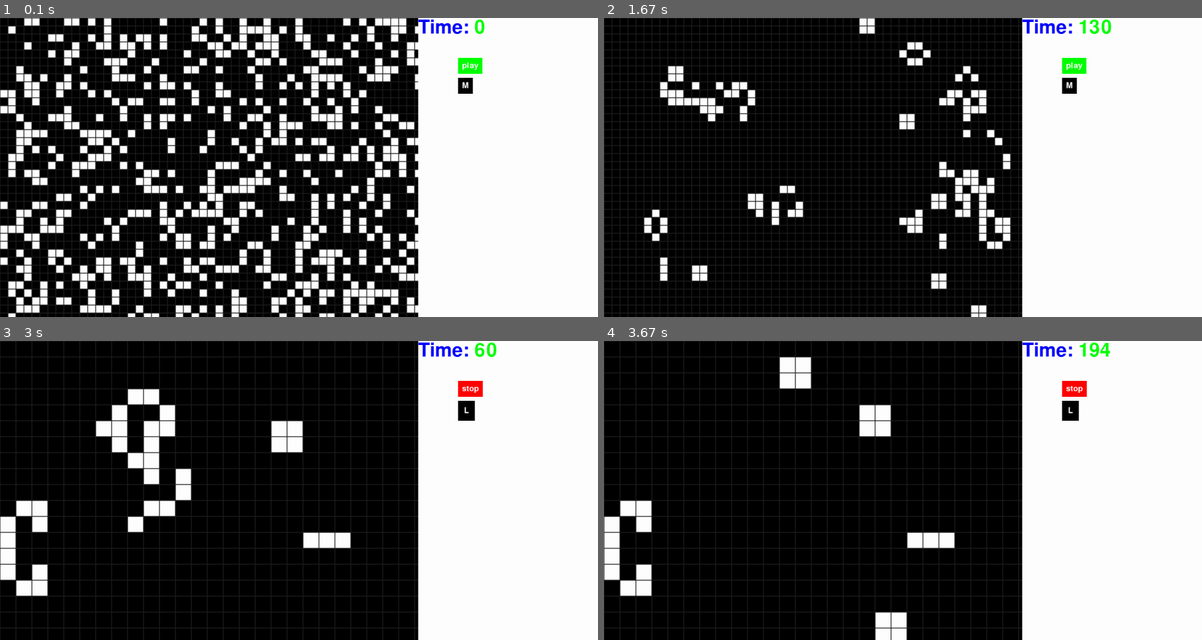
Above: before the commit, frames 1-4 (two rows, left to right).
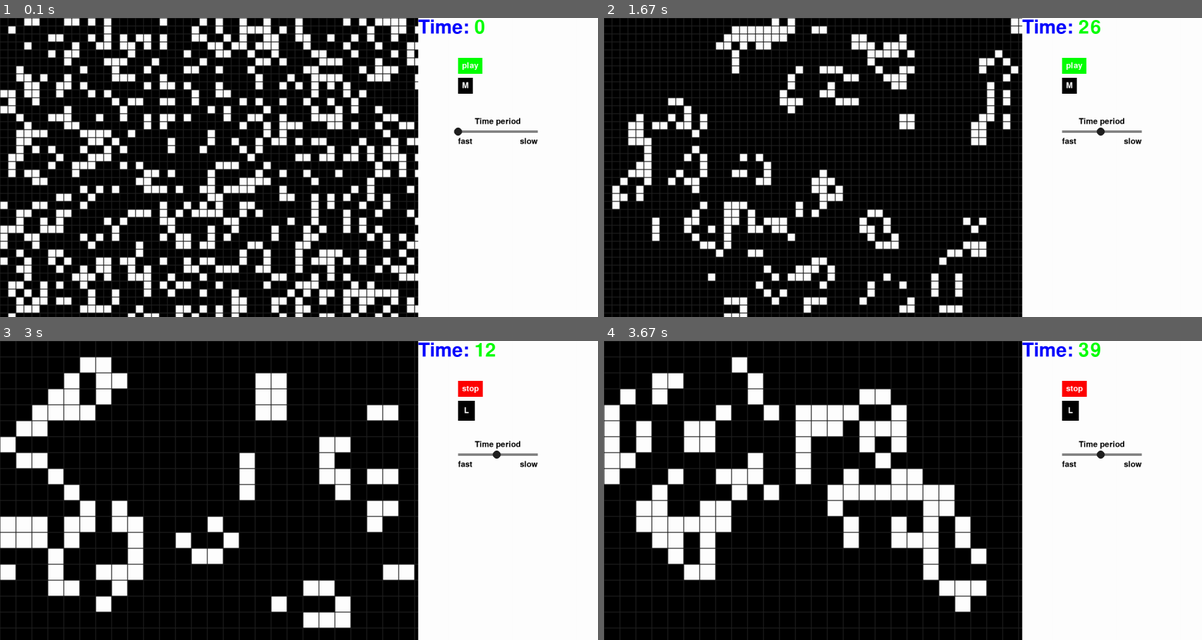
Above: after the commit, the same moments.

Repository: Thanapat-Mah/python-game
Game: pygame game, started from Game of Life/main.py
Same seed, same stepped clock (60 frames per second), same inputs: the game is played once before the commit and once after it.
Inputs (mouse positions are in pixels of both pictures, inside the frame that each line leads up to):
- Up to frame 1 (0.1 s): no input
- Up to frame 2 (1.67 s): click (1100, 131) at 0.38 s; click (1076, 65) at 0.72 s; press the mouse at (1100, 131) at 1.03 s; move the mouse to (938, 125) at 1.13 s; release the mouse at (777, 119) at 1.27 s; press the mouse at (1076, 65) at 1.37 s; move the mouse to (980, 170) at 1.47 s; release the mouse at (891, 275) at 1.6 s
- Up to frame 3 (3 s): press the mouse at (472, 388) at 1.7 s; move the mouse to (293, 388) at 1.8 s; release the mouse at (119, 388) at 1.93 s; press the mouse at (472, 388) at 2.03 s; move the mouse to (328, 493) at 2.13 s; release the mouse at (191, 598) at 2.27 s; press the mouse at (466, 409) at 2.37 s; move the mouse to (442, 430) at 2.47 s; release the mouse at (424, 451) at 2.6 s; press the mouse at (472, 388) at 2.7 s; move the mouse to (304, 484) at 2.8 s; release the mouse at (143, 583) at 2.93 s
- Up to frame 4 (3.67 s): press the mouse at (1100, 454) at 3.03 s; move the mouse to (897, 523) at 3.13 s; release the mouse at (693, 595) at 3.27 s; press the mouse at (1100, 454) at 3.37 s; move the mouse to (938, 478) at 3.47 s; release the mouse at (777, 502) at 3.6 s

The runs differ from the first frame. In frame 1, 0.3% of the frame differs, in the area x 75-90%, y 33-43%; in frame 2, 14%; in frame 3, 15%; in frame 4, 16%, in the area x 0-90%, y 0-100%.

Commit message:
Add slide bar for adjust time period
Add SlideBar class for adjust time period of overall game

Diff:
--- a/Game of Life/controlPanel.py
+++ b/Game of Life/controlPanel.py
@@ -2,6 +2,7 @@
 from color import Color
 from font import Font
 from button import Button
+from slideBar import SlideBar
 
 class ControlPanel:
 	def __init__(self, screen, cell_size, background_color=Color.white):
@@ -15,6 +16,8 @@
 		self.playstop_bt = Button(x=self.x+100, y=100, text='play', font=Font.comic_small, text_color=Color.white, background_color=Color.green)
 		self.cellsize_bt = Button(x=self.x+100, y=150, text=str(cell_size), font=Font.comic_small, text_color=Color.white, background_color=Color.black)
 		# self.reset_bt = Button(x=self.x+100, y=200, text='reset', font=Font.comic_small, text_color=Color.white, background_color=Color.red)
+		self.speed_bar = SlideBar(x=self.x+100, y=250, name='Time period', font=Font.comic_small, text_color=Color.black, bar_lenght=200,
+								bar_color=Color.gray, point_color=Color.dark_gray, min_label='fast', max_label='slow', value=1, min_value=1, max_value=50)
 
 	def reset_time(self):
 		self.time = 0
@@ -37,10 +40,12 @@
 		self.playstop_bt.draw_button(self.display)
 		self.cellsize_bt.draw_button(self.display)
 		# self.reset_bt.draw_button(self.display)
+		self.speed_bar.draw_bar(display=self.display)
 
-	def check_event(self, event):
+	def check_event(self, event, period):
 		bt = None
 		status = None
+		adjust_speed, new_period = self.speed_bar.update_value(event, period)
 		if self.playstop_bt.click(event):
 			bt = 'playpause'
 			if self.playstop_bt.text == 'play':
@@ -65,6 +70,9 @@
 				self.cellsize_bt.text = 'S'
 				self.cellsize_bt.padding = 5
 				status = 'S'
+		elif adjust_speed:
+			bt = 'speed'
+			status = new_period
 		# elif self.reset_bt.click(event):
 		# 	bt = 'reset'
 		# 	status = 'stop'
--- a/Game of Life/main.py
+++ b/Game of Life/main.py
@@ -7,7 +7,7 @@
 def play_game(screen, cellPanel, controlPanel):
 	time_count = 0
 	state = 'set'
-	period = 5
+	period = 1
 	run = True
 	while run:
 		for event in pygame.event.get():
@@ -15,12 +15,15 @@
 				run = False
 
 			# check for user trigger event
-			bt, status = controlPanel.check_event(event)
+			bt, status = controlPanel.check_event(event, period)
 			if bt == 'playpause':
 				state = status
 			elif bt == 'cellsize':
 				cellPanel = CellPanel(screen=screen, size=status)
 				controlPanel.reset_time()
+			elif bt == 'speed':
+				time_count = 1
+				period = status
 
 		# playing next generation over time
 		if time_count%period == 0 and state == 'play':
--- /dev/null
+++ b/Game of Life/slideBar.py
@@ -0,0 +1,55 @@
+import pygame
+
+class SlideBar:
+	def __init__(self, x, y, name, font, text_color, bar_lenght, bar_color, point_color, min_label='min', max_label='max', value=1, min_value=1, max_value=100):
+		self.x = x
+		self.y = y
+		self.name = name
+		self.font = font
+		self.text_color = text_color
+		self.bar_lenght = bar_lenght
+		self.bar_color = bar_color
+		self.point_color = point_color
+		self.min_label = min_label
+		self.max_label = max_label
+		self.value = value
+		self.min_value = min_value
+		self.max_value = max_value
+
+	def draw_bar(self, display):
+		# name
+		self.show_name = self.font.render(self.name, 1, self.text_color)
+		show_name_size = self.show_name.get_size()
+		display.blit(self.show_name, (self.x+(self.bar_lenght-show_name_size[0])/2, self.y))
+		# bar
+		self.surface = pygame.Surface((self.bar_lenght, 6))
+		self.surface.fill(self.bar_color)
+		self.bar = pygame.Rect(self.x, self.y+show_name_size[1]+5, self.bar_lenght, 20)
+		display.blit(self.surface, (self.x, self.y+show_name_size[1]+12))
+		# point
+		point_x = self.x+self.bar_lenght*(self.value-self.min_value)/(self.max_value-self.min_value)
+		point_y = self.y+show_name_size[1]+15
+		pygame.draw.circle(display, self.point_color, (point_x, point_y), 10)
+		# min label
+		self.show_min_label = self.font.render(self.min_label, 1, self.text_color)
+		display.blit(self.show_min_label, (self.x, self.y+show_name_size[1]+30))
+		# max label
+		self.show_max_label = self.font.render(self.max_label, 1, self.text_color)
+		show_max_label_size = self.show_max_label.get_size()
+		display.blit(self.show_max_label, (self.x+self.bar_lenght-show_max_label_size[0], self.y+show_name_size[1]+30))
+
+	def update_value(self, event, value):
+		clicked = False
+		x, y = pygame.mouse.get_pos()
+
+		# update value
+		if pygame.mouse.get_pressed()[0]:
+			if self.bar.collidepoint(x, y):
+				clicked = True
+				if x <= self.x:
+					self.value = self.min_value
+				elif x > self.x+self.bar_lenght:
+					self.value = self.max_value
+				else:
+					self.value = int(self.min_value + (self.max_value-self.min_value)*(x-self.x)/self.bar_lenght)
+		return(clicked, self.value)
